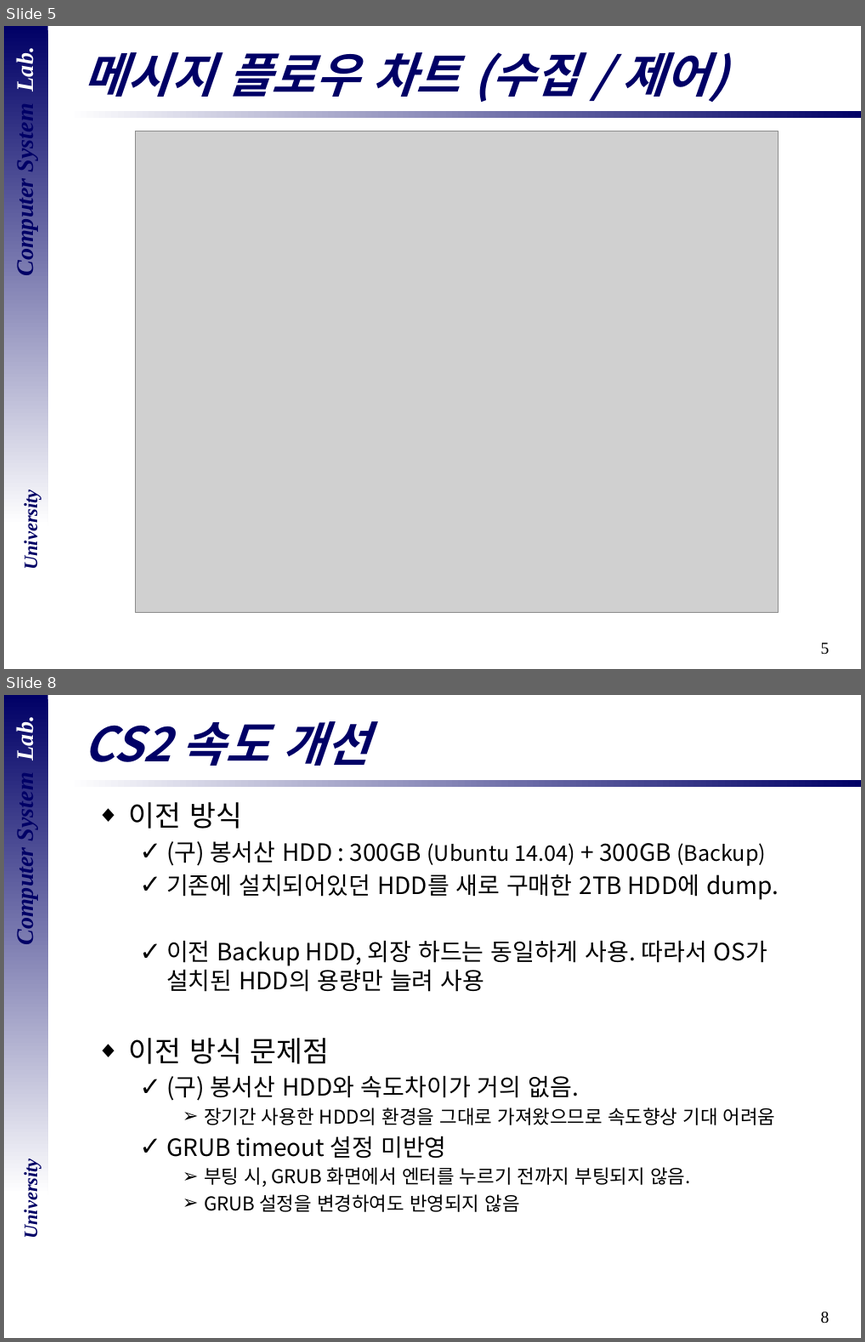
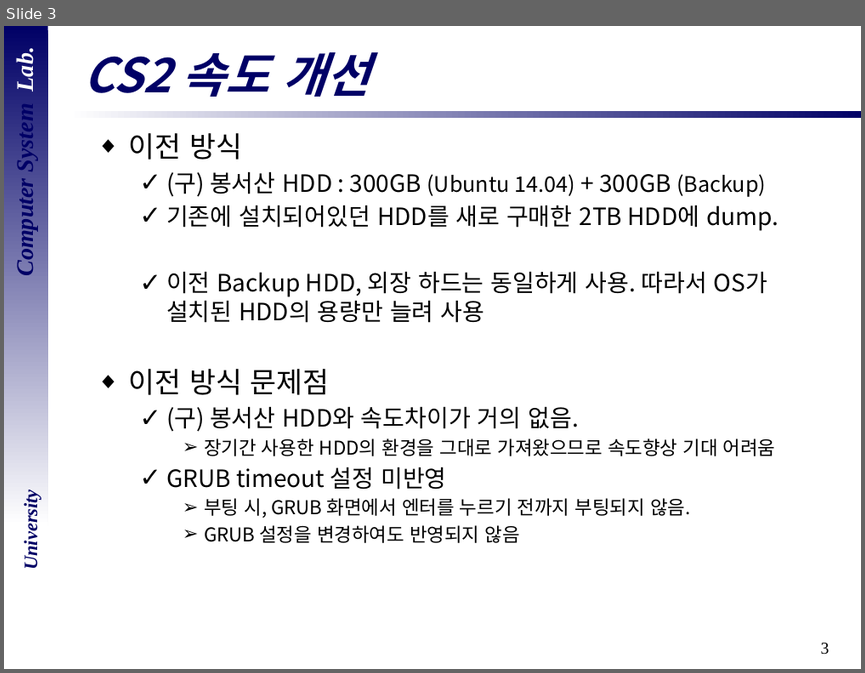
Before and after one commit to vkak006/CSLAB, a slide deck: 세미나 자료모음/2018년도/18.08.28 cs2 홈페이지 속도개선.pptx. Shown one above the other, each under a label of ours: slides 5 and 8 before the commit, slide 3 after it; the slides between them are not shown. The pictures are 865x1342 and 865x673 pixels, drawn with LibreOffice and Linux fonts; fonts in the diff are those of the drawing; grey boxes stand for pictures; background and template pictures are left out. Boxes give left, top, right and bottom in pixels: in the first picture for what was removed or moved away, otherwise in the second. Text is boxed around its words. In the diff, an @@ line names an element or a change of style, - is before the commit and + after.

```diff
--- a/세미나 자료모음/2018년도/18.08.28 cs2 홈페이지 속도개선.pptx
+++ b/세미나 자료모음/2018년도/18.08.28 cs2 홈페이지 속도개선.pptx
@@ slide 5 removed at [4, 26, 861, 669], background #FFFFFF; not listed: 5 template elements that a slide beside it also shows @@
@@ title removed at [83, 52, 726, 102] @@
-메시지 플로우 차트 (수집 / 제어)
@@ picture removed at [136, 131, 778, 612] @@
@@ what was slide 8 is now slide 3 @@
@@ page number at [821, 642, 829, 654]: text changed @@
-8
+3
```
Also in this commit, not shown: 2 slides changed, 4 other slides removed, 29 other files.
